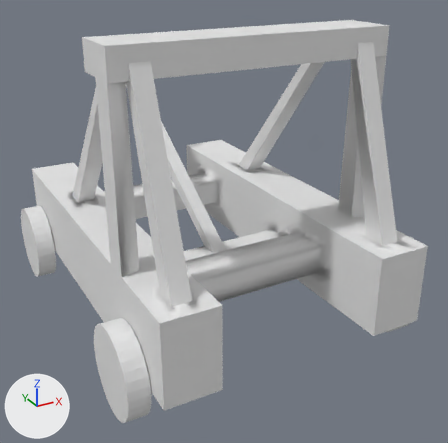
One commit to the FBX model Content/Geometry/Meshes/Imports/Siege/Catapult/catapultbetter.fbx: the scene before it, then after it.
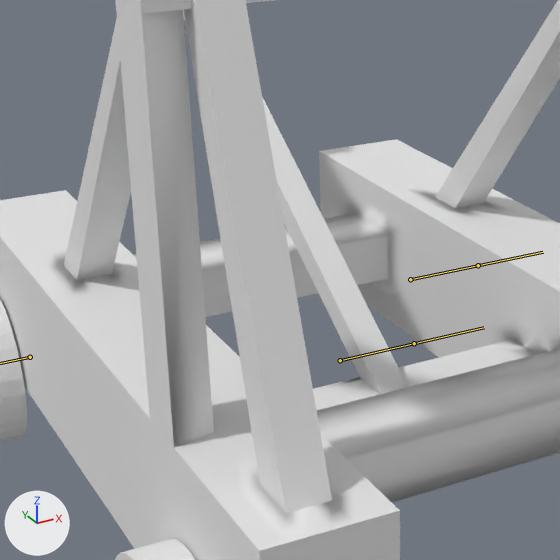
Each version is shown whole from a 50 mm lens placed at (-2.08, -3.7, 2.81), pointed at (0.2, 0.45, 0.74), then close up on the part from 10% to 66% of the width and 18% to 74% of the height. The lights are fixed; the arrows at lower left show +X, +Y and +Z. The bones that bend it are drawn over the model as lines in the close-ups.
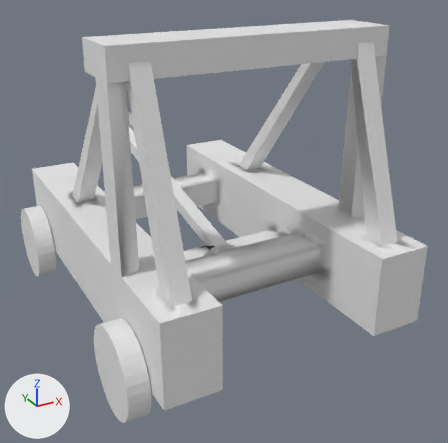
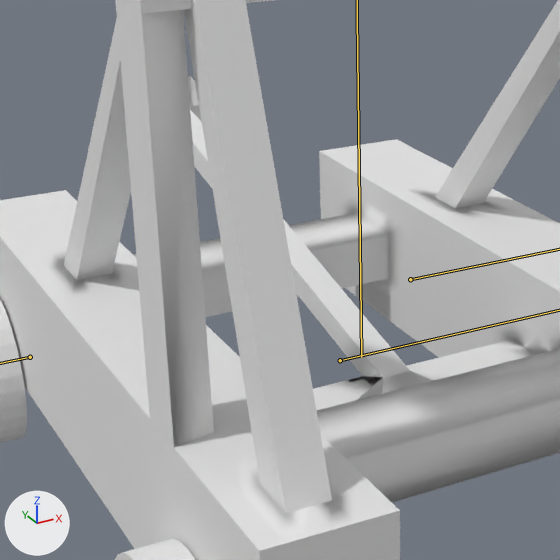
The newer file adds an action. The first version stands in its rest pose; the second is drawn at frame 11 of the action 'Catapult_Skeleton|Drive'.

Location of each change, (x1, y1, x2, y2) in pixels of the close-ups (560 x 560 px):
'Cylinder.001', posed
    both: (0, 0, 560, 560)

Diff of the bpy script that builds the scene:
```diff
--- a/Content/Geometry/Meshes/Imports/Siege/Catapult/catapultbetter.fbx.py
+++ b/Content/Geometry/Meshes/Imports/Siege/Catapult/catapultbetter.fbx.py
@@ bone_back_right_wheel @@
 bone_back_right_wheel = bpy.data.objects['Catapult_Skeleton'].pose.bones['Back_Right_Wheel']  # child of 'Bone'
-bone_back_right_wheel.rotation_quaternion = (1.0, 0.0, 0.0, 0.0)  # degrees (0, 0, 0)
+bone_back_right_wheel.rotation_quaternion = (0.817, 0.0, 0.576, 0.0)  # degrees (0, 70, 0)
@@ bone_front_right_wheel @@
 bone_front_right_wheel = bpy.data.objects['Catapult_Skeleton'].pose.bones['Front_Right_Wheel']  # child of 'Bone'
-bone_front_right_wheel.rotation_quaternion = (1.0, 0.0, 0.0, 0.0)  # degrees (0, 0, 0)
+bone_front_right_wheel.rotation_quaternion = (0.519, 0.0, -0.855, 0.001)  # degrees (0, -117, 0)
@@ bone_front_left_wheel @@
 bone_front_left_wheel = bpy.data.objects['Catapult_Skeleton'].pose.bones['Front_Left_Wheel']  # child of 'Bone'
-bone_front_left_wheel.rotation_quaternion = (1.0, 0.0, 0.0, 0.0)  # degrees (0, 0, 0)
+bone_front_left_wheel.rotation_quaternion = (0.724, 0.001, 0.69, 0.012)  # degrees (20, 87, 20)
@@ bone_back_left_wheel @@
 bone_back_left_wheel = bpy.data.objects['Catapult_Skeleton'].pose.bones['Back_Left_Wheel']  # child of 'Bone'
-bone_back_left_wheel.rotation_quaternion = (1.0, 0.0, 0.0, 0.0)  # degrees (0, 0, 0)
+bone_back_left_wheel.rotation_quaternion = (0.619, 0.0, 0.785, -0.001)  # degrees (0, 103, 0)
@@ bone_rod @@
 bone_rod = bpy.data.objects['Catapult_Skeleton'].pose.bones['Rod']  # child of 'Bone'
-bone_rod.rotation_quaternion = (1.0, 0.0, 0.0, 0.0)  # degrees (0, 0, 0)
+bone_rod.rotation_quaternion = (0.983, 0.0, -0.186, 0.0)  # degrees (0, -21, 0)
```
